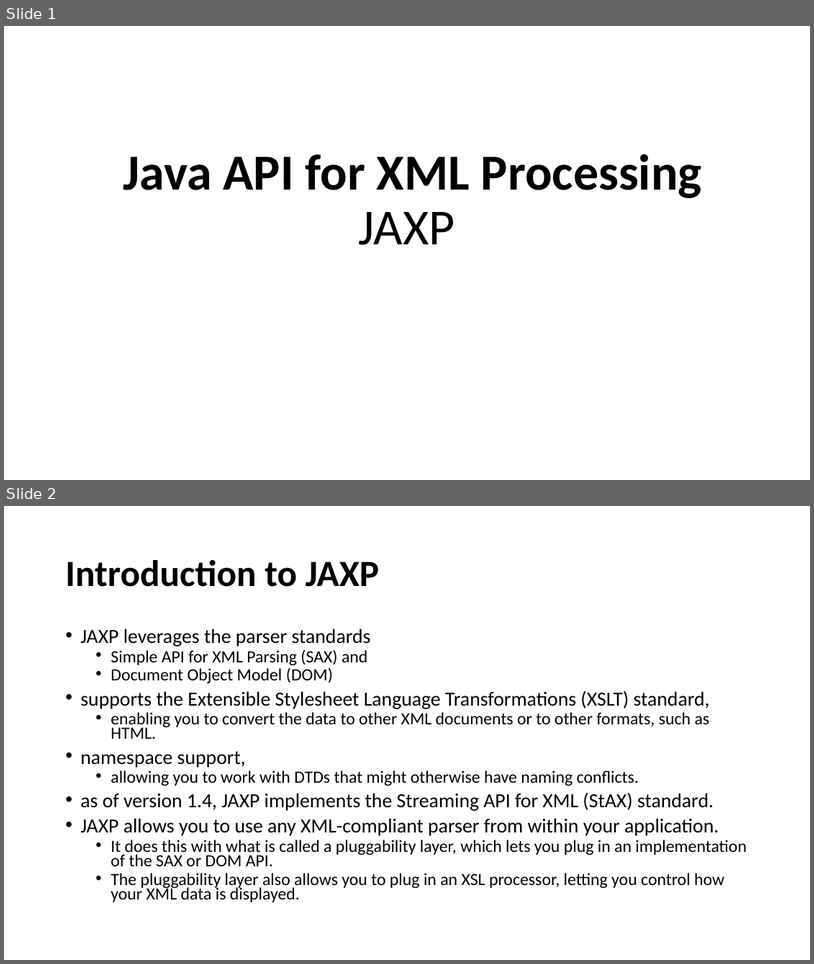
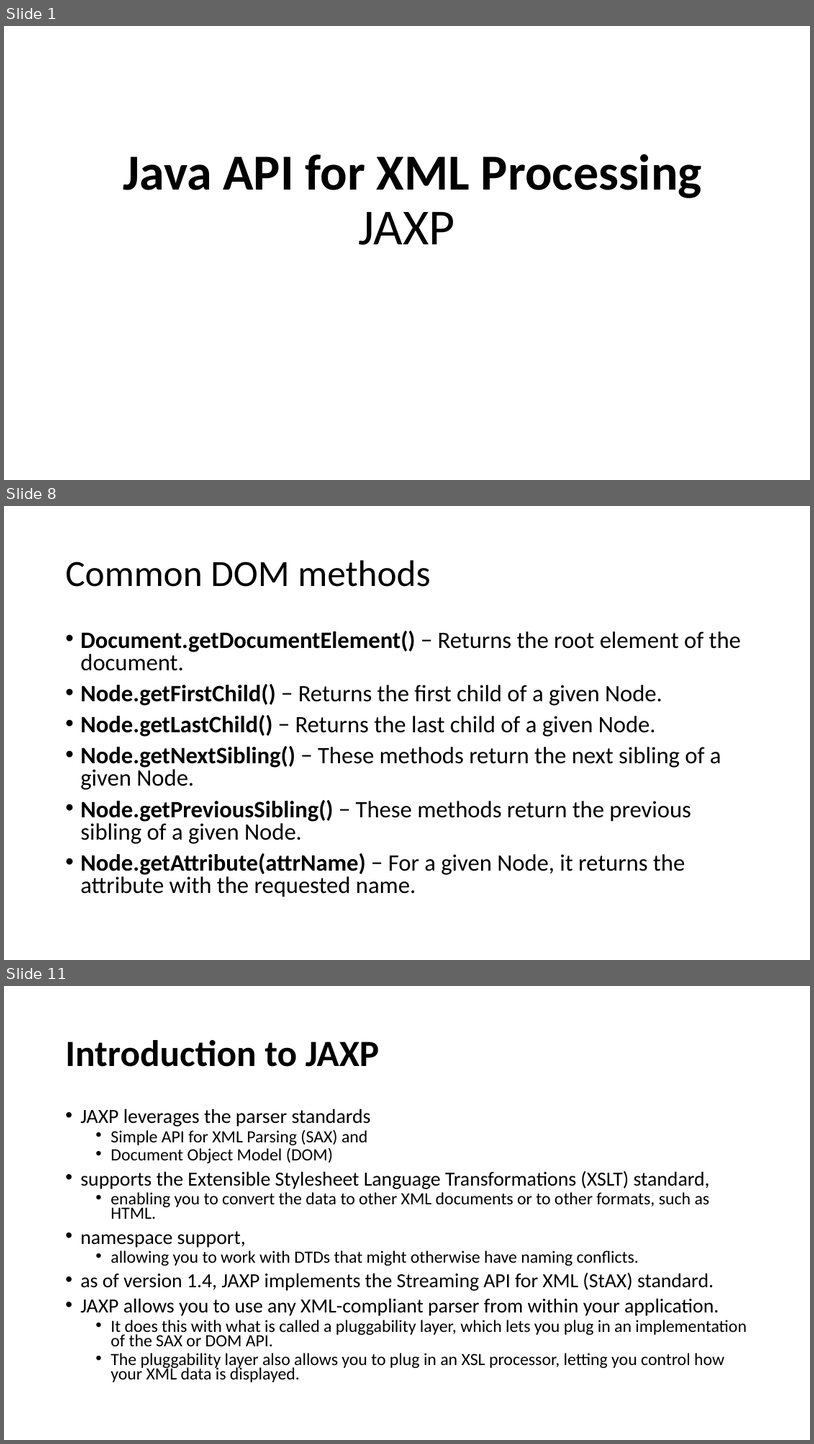
Before and after one commit to lawren43/mytest-repo, a slide deck: java-xml-tutorial/doc/20190608-JAXP-v2.pptx. Shown one above the other, each under a label of ours: slides 1 and 2 before the commit, slides 1, 8 and 11 after it; the slides between them are not shown. The pictures are 814x964 and 814x1444 pixels, drawn with LibreOffice and Linux fonts; fonts in the diff are those of the drawing. Boxes give left, top, right and bottom in pixels: in the first picture for what was removed or moved away, otherwise in the second. Text is boxed around its words. In the diff, an @@ line names an element or a change of style, - is before the commit and + after.

```diff
--- a/java-xml-tutorial/doc/20190608-JAXP-v2.pptx
+++ b/java-xml-tutorial/doc/20190608-JAXP-v2.pptx
@@ slide 8 added at bbox=[4, 506, 810, 960], background #FFFFFF @@
@@ title added at bbox=[65, 560, 430, 587], 44 pt, text #000000 @@
+Common DOM methods
@@ text added at bbox=[80, 631, 741, 897], 28 pt, text #000000 @@
+• Document.getDocumentElement() − Returns the root element of the document.
+• Node.getFirstChild() − Returns the first child of a given Node.
+• Node.getLastChild() − Returns the last child of a given Node.
+• Node.getNextSibling() − These methods return the next sibling of a given Node.
+• Node.getPreviousSibling() − These methods return the previous sibling of a given Node.
+• Node.getAttribute(attrName) − For a given Node, it returns the attribute with the requested name.
@@ what was slide 2 is now slide 11 @@
```
Also in this commit, not shown: 1 slide changed, 8 other slides added, 3 other files.
